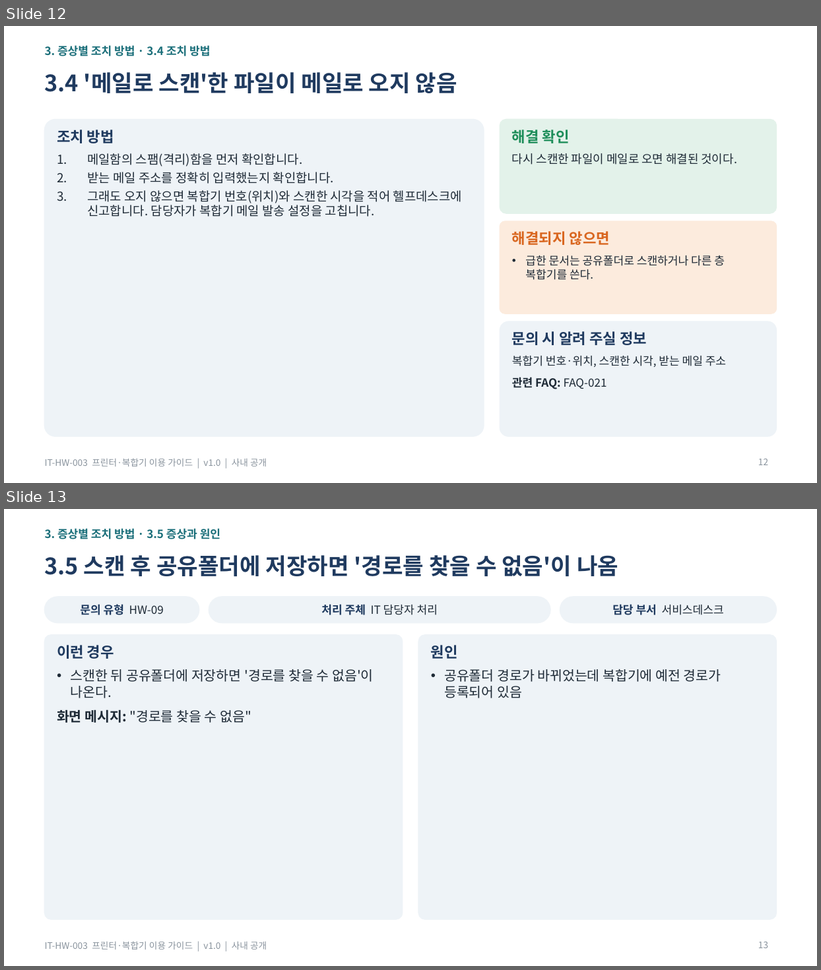
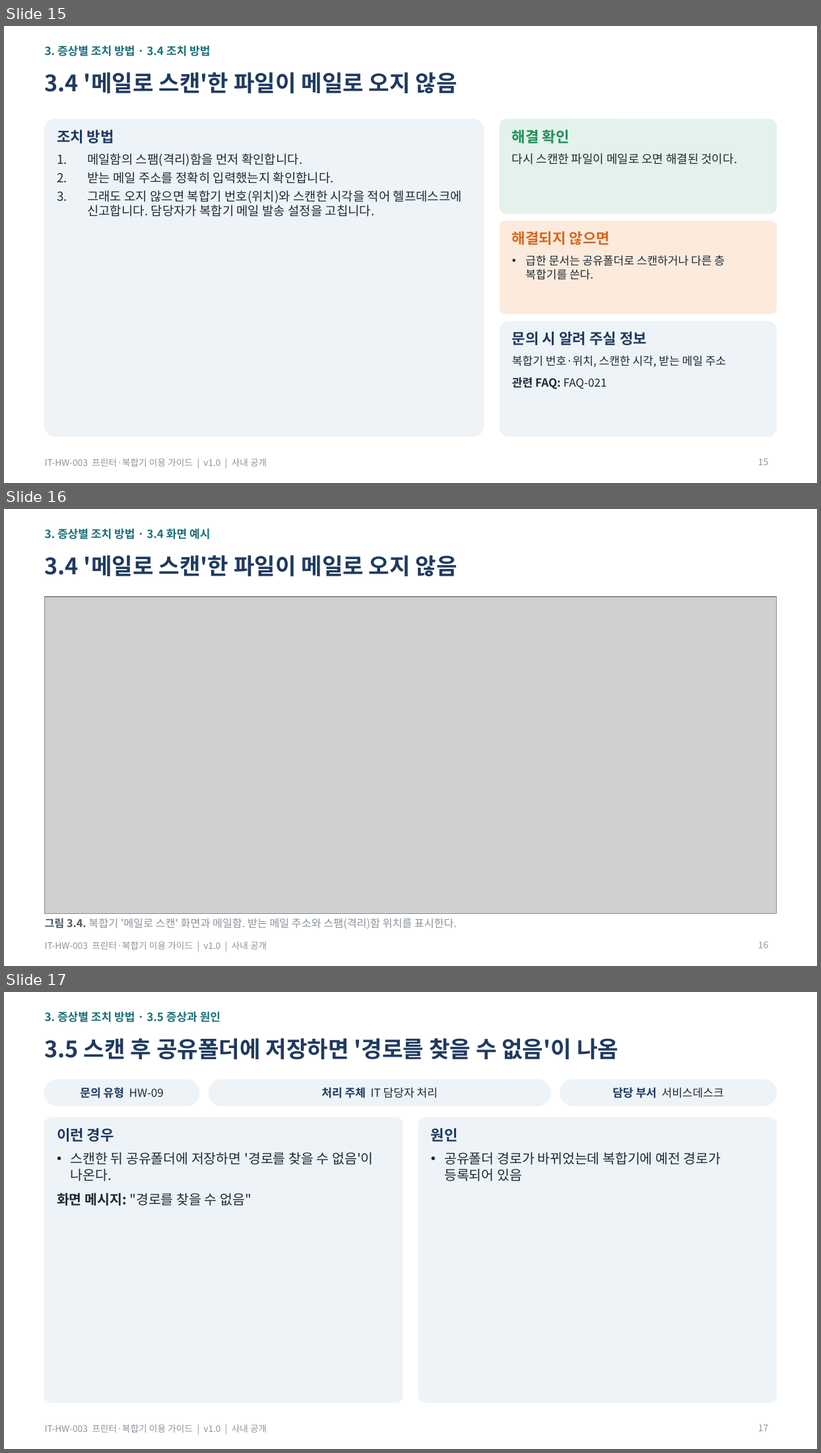
Before and after one commit to issue-helpdesk/issue-helpdesk, a slide deck: dataset/guides/HW/guide/IT-HW-003_프린터·복합기 이용 가이드.pptx. Shown one above the other, each under a label of ours: slides 12 and 13 before the commit, slides 15, 16 and 17 after it. The pictures are 821x970 and 821x1453 pixels, drawn with LibreOffice and Linux fonts; fonts in the diff are those of the drawing; grey boxes stand for pictures. Boxes give left, top, right and bottom in pixels: in the first picture for what was removed or moved away, otherwise in the second. Text is boxed around its words. In the diff, an @@ line names an element or a change of style, - is before the commit and + after.

Commit message:
docs: HW 사용자 가이드 전 항목에 화면 예시 그림 추가
- 사용자 가이드 3종(docx·pptx·pdf)의 27개 항목에 그림과 그림 설명 추가
- 그림은 Pillow로 그린 화면·장비 그림이며 tools/ 스크립트로 다시 만들 수 있음
- pdf는 LibreOffice 변환본으로 교체

```diff
--- a/dataset/guides/HW/guide/IT-HW-003_프린터·복합기 이용 가이드.pptx
+++ b/dataset/guides/HW/guide/IT-HW-003_프린터·복합기 이용 가이드.pptx
@@ slide 16 added at (4, 509, 817, 966), background #FFFFFF; not listed: 1 template element that a slide beside it also shows @@
@@ text added at (45, 528, 210, 539), 10 pt, text #1B6F7A, bold @@
+3. 증상별 조치 방법 · 3.4 화면 예시
@@ title added at (45, 555, 457, 576), 20 pt, text #1F3A5F, bold @@
+3.4 '메일로 스캔'한 파일이 메일로 오지 않음
@@ picture added at (45, 597, 776, 914) @@
@@ text added at (45, 918, 457, 929), 9.5 pt, text #8A949E @@
+그림 3.4. 복합기 '메일로 스캔' 화면과 메일함. 받는 메일 주소와 스팸(격리)함 위치를 표시한다.
@@ page number added at (758, 942, 768, 949), 8 pt, text #8A949E @@
+16
@@ what was slide 12 is now slide 15 @@
@@ page number at (758, 459, 768, 466): text changed @@
-12
+15
@@ what was slide 13 is now slide 17 @@
@@ page number at (758, 1425, 768, 1432): text changed @@
-13
+17
```
Also in this commit, not shown: 2 slides changed, 5 other slides added, 38 other files.
